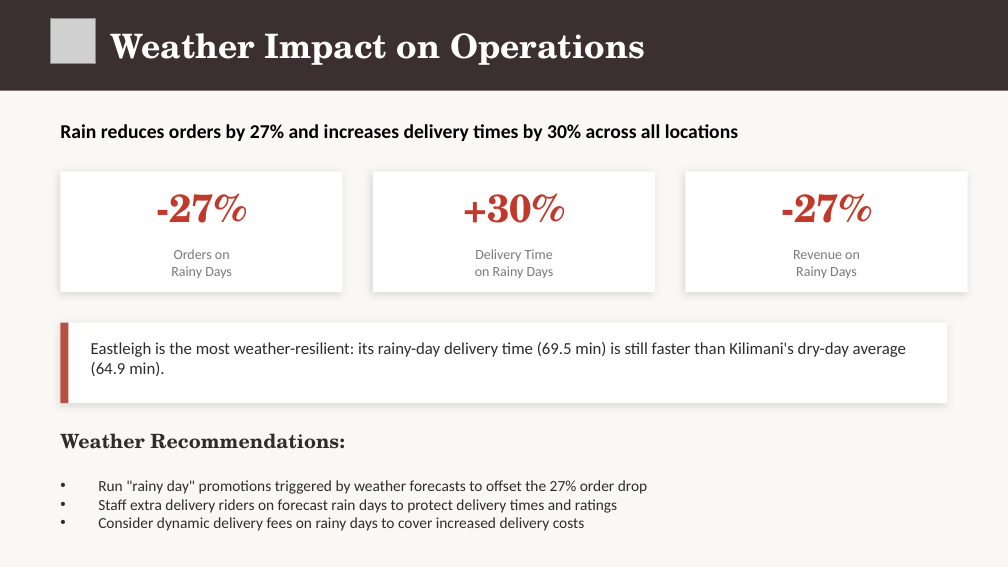
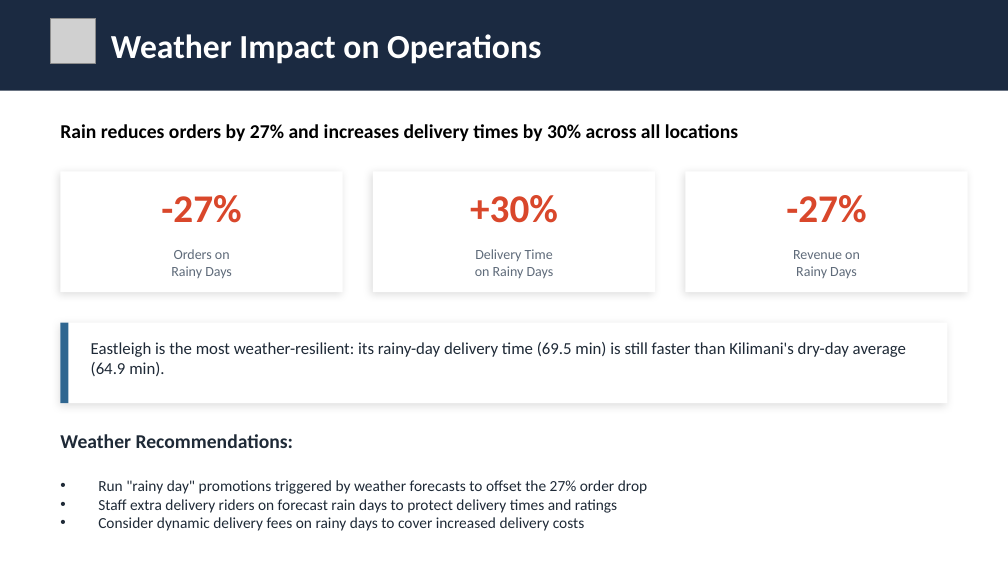
Before and after one commit to Diana-Injelwa/Quickbites-Case-Study, a slide deck: slide 10 of Quickbites Analysis.pptx. Drawn at 1008x567 pixels with LibreOffice and Linux fonts; fonts in the diff are those of the drawing; grey boxes stand for pictures. Boxes give left, top, right and bottom in pixels: in the first picture for what was removed or moved away, otherwise in the second. Text is boxed around its words. In the diff, an @@ line names an element or a change of style, - is before the commit and + after.

```diff
--- a/Quickbites Analysis.pptx
+++ b/Quickbites Analysis.pptx
@@ background #FAF8F5 to #FFFFFF @@
@@ rectangle at box(0, 0, 1008, 91): fill #3B2F2F to #1B2A41 @@
@@ text "Weather Impact on Operations" at box(111, 34, 541, 64): font TeX Gyre Schola to Calibri @@
@@ font TeX Gyre Schola to Calibri, text colour #C0392B to #D9472B in 3 elements at box(161, 195, 241, 223), box(470, 195, 558, 223), box(786, 195, 866, 223) @@
@@ text colour #7A7A7A to #5F6B7A in 3 elements at box(171, 249, 232, 278), box(475, 249, 554, 278), box(793, 250, 860, 278) @@
@@ rectangle at box(60, 323, 69, 403): fill #B85042 to #2F6690 @@
@@ text "Weather Recommendations:" at box(60, 434, 294, 448): font TeX Gyre Schola to Calibri, text colour #2D2D2D to #1F2A37 @@
```
Also in this commit, not shown: 9 other slides changed.
